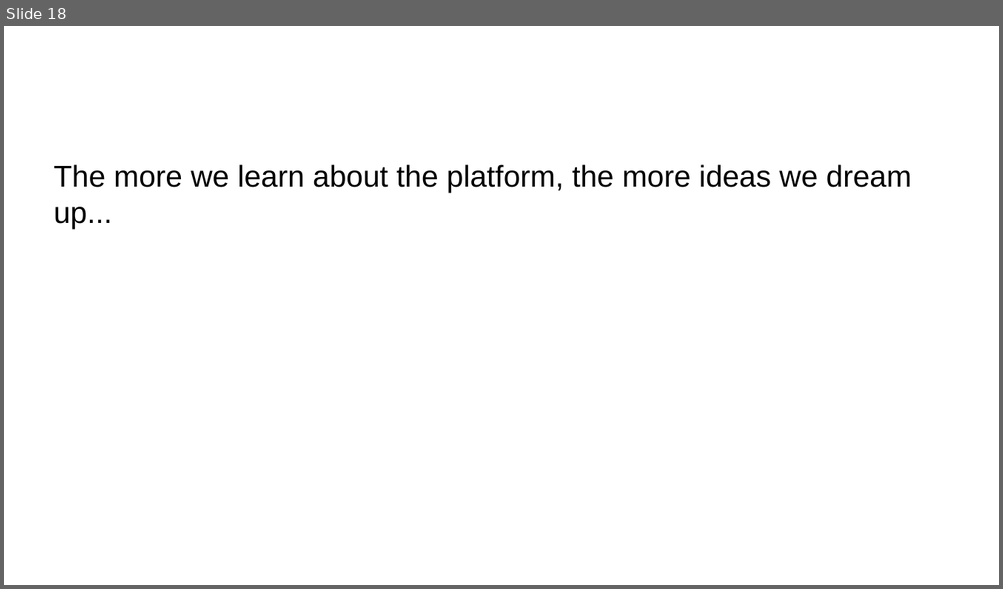
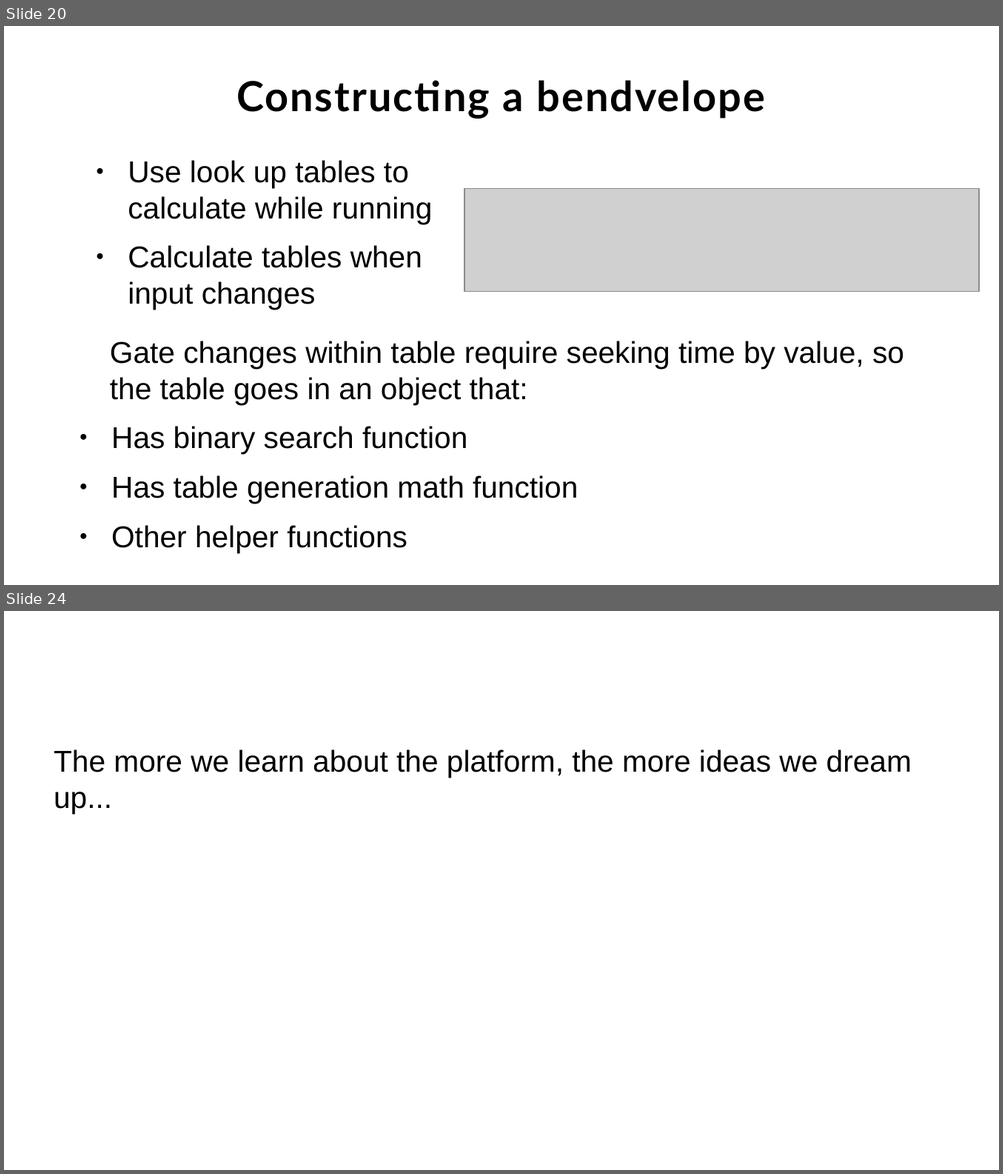
Before and after one commit to Jacquot-SFE/Teensy-synth-platform, a slide deck: presentation/slides/teensy-synthesis.odp. Shown one above the other, each under a label of ours: slide 18 before the commit, slides 20 and 24 after it; the slides between them are not shown. The pictures are 1003x589 and 1003x1174 pixels, drawn with LibreOffice and Linux fonts; fonts in the diff are those of the drawing; grey boxes stand for pictures; background and template pictures are left out. Boxes give left, top, right and bottom in pixels: in the first picture for what was removed or moved away, otherwise in the second. Text is boxed around its words. In the diff, an @@ line names an element or a change of style, - is before the commit and + after.

```diff
--- a/presentation/slides/teensy-synthesis.odp
+++ b/presentation/slides/teensy-synthesis.odp
@@ slide 20 added at bbox=[4, 26, 999, 585], background picture (left out) @@
@@ title added at bbox=[236, 80, 765, 118], 33 pt, text #000000, bold @@
+Constructing a bendvelope
@@ text added at bbox=[128, 160, 432, 309], 24 pt, text #000000 @@
+● Use look up tables to calculate while running
+● Calculate tables when input changes
@@ picture added at bbox=[464, 189, 979, 292] @@
@@ text added at bbox=[110, 340, 904, 552], 24 pt, text #000000 @@
+Gate changes within table require seeking time by value, so the table goes in an object that:
+● Has binary search function
+● Has table generation math function
+● Other helper functions
@@ what was slide 18 is now slide 24 @@
```
Also in this commit, not shown: 28 slides changed, 5 other slides added.
